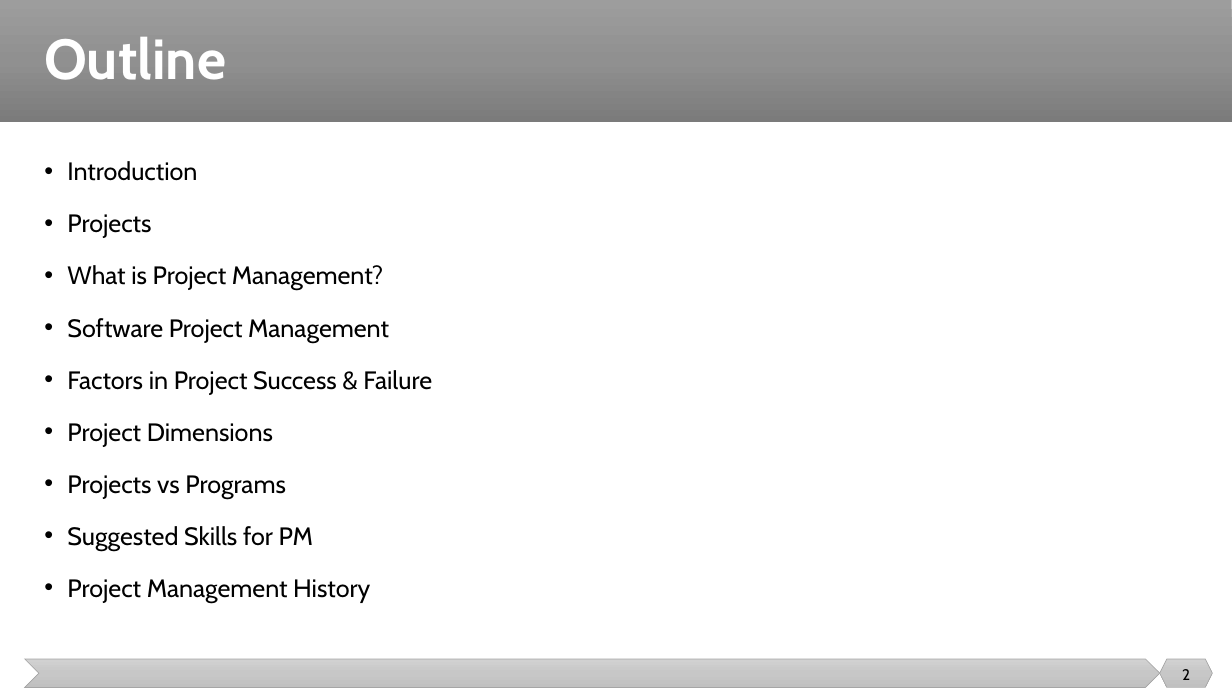
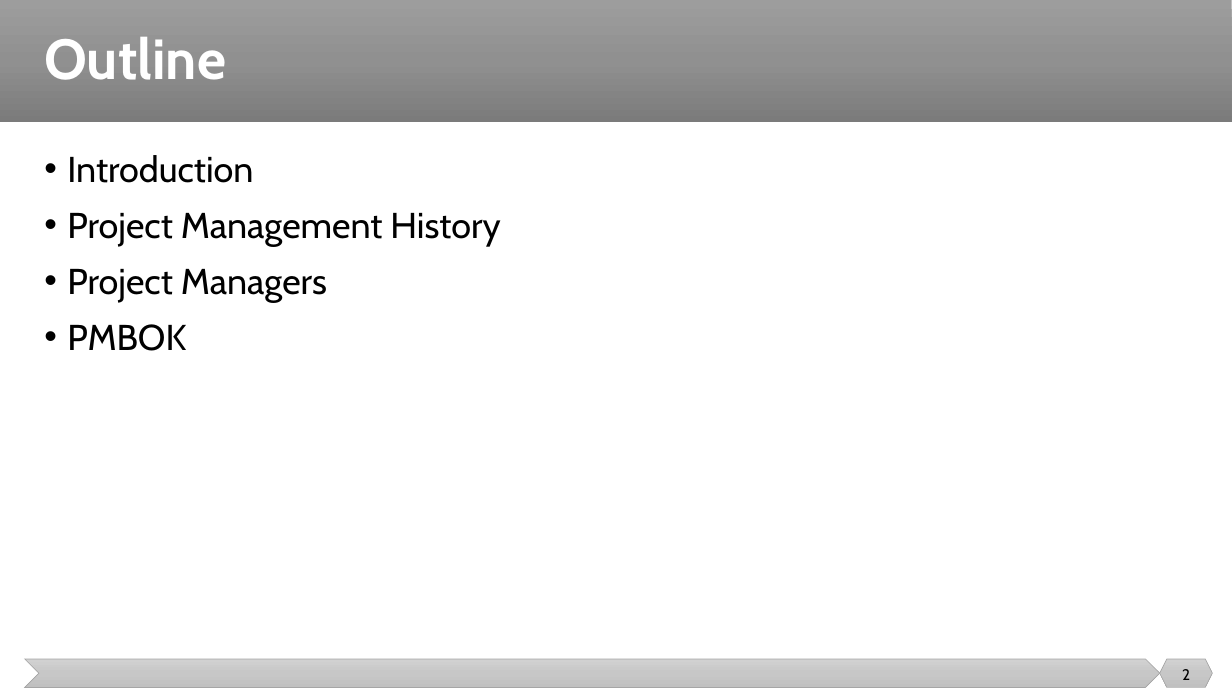
Before and after one commit to malenezi/malenezi, a slide deck: slide 2 of SE423/Lectures/1-Introduction/Introduction.pptx. Drawn at 1232x693 pixels with LibreOffice and Linux fonts; fonts in the diff are those of the drawing. Boxes give left, top, right and bottom in pixels: in the first picture for what was removed or moved away, otherwise in the second. Text is boxed around its words. In the diff, an @@ line names an element or a change of style, - is before the commit and + after.

```diff
--- a/SE423/Lectures/1-Introduction/Introduction.pptx
+++ b/SE423/Lectures/1-Introduction/Introduction.pptx
@@ text at [67, 155, 500, 247]: size 19.6 to 28 pt in "Introduction", "Project Management History"; line spacing 1.3 to 1 @@
@@ text at [67, 214, 432, 551]: paragraphs removed @@
-• Projects
-• What is Project Management?
-• Software Project Management
-• Factors in Project Success & Failure
-• Project Dimensions
-• Projects vs Programs
-• Suggested Skills for PM
@@ text at [67, 269, 327, 351]: paragraphs added @@
+• Project Managers
+• PMBOK
```
Also in this commit, not shown: 30 other slides changed, 40 slides added, 68 slides removed, 5 other files.
